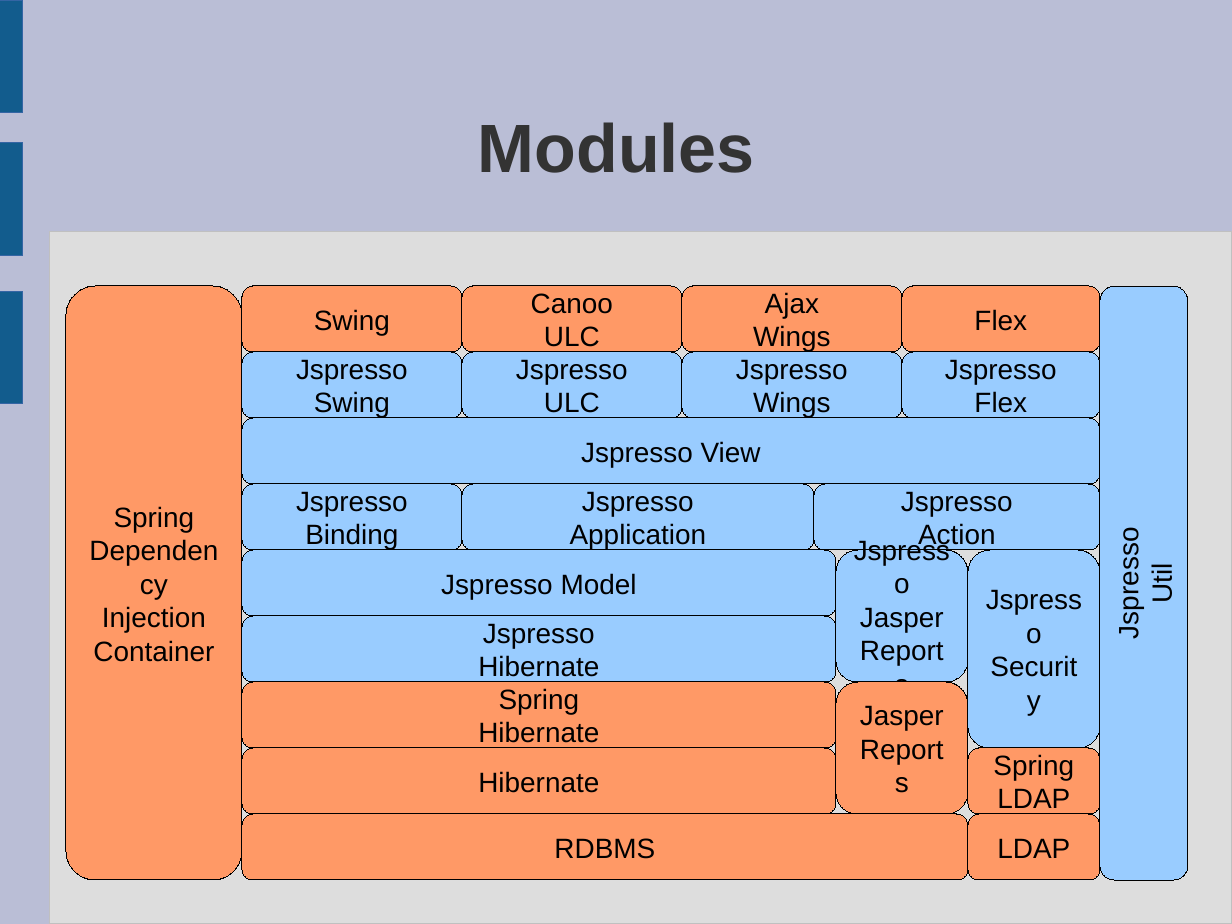
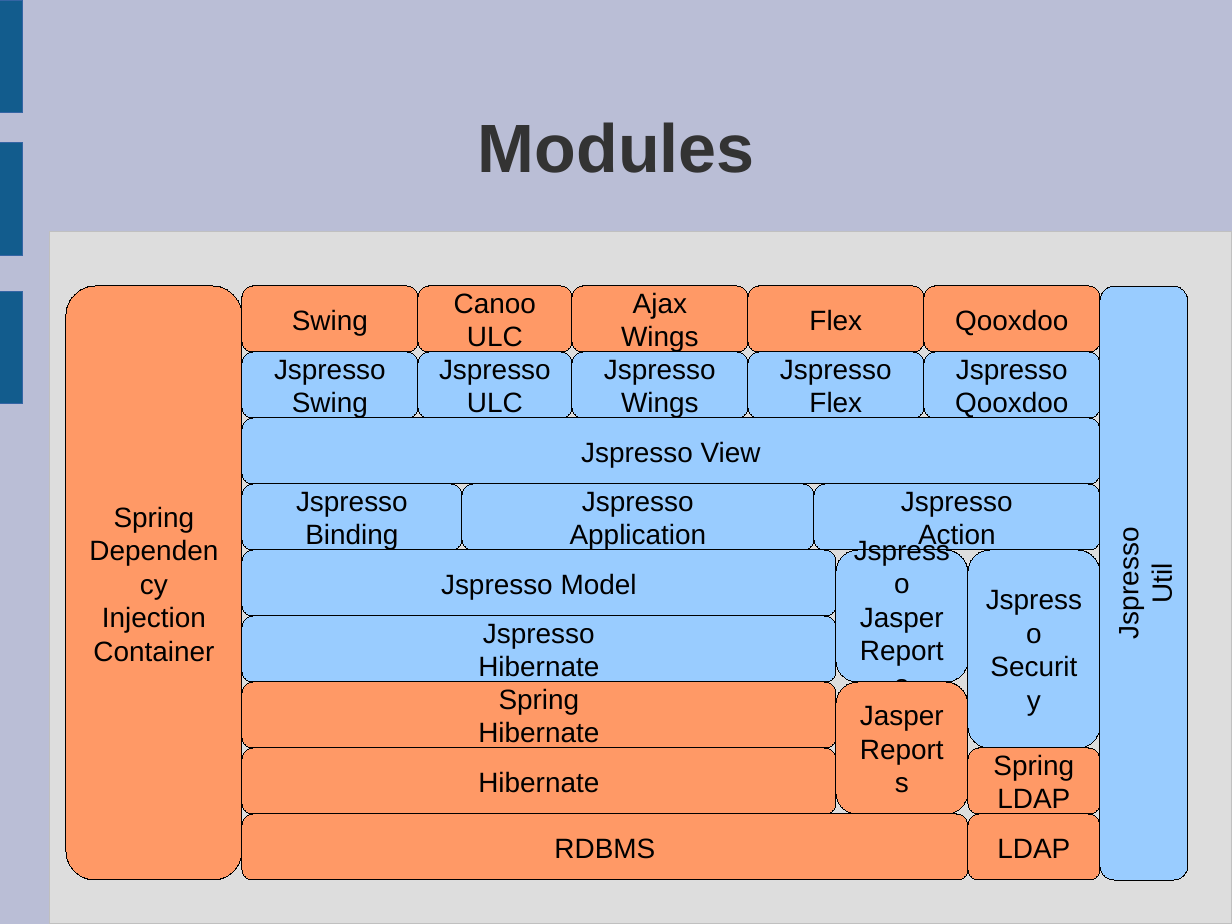
Before and after one commit to jspresso/jspresso-ce, a slide deck: slide 1 of documentation/presentation/en/Jspresso-Presentation-en.odp. Drawn at 1232x924 pixels with LibreOffice and Linux fonts; fonts in the diff are those of the drawing. Boxes give left, top, right and bottom in pixels: in the first picture for what was removed or moved away, otherwise in the second. Text is boxed around its words. In the diff, an @@ line names an element or a change of style, - is before the commit and + after.

```diff
--- a/documentation/presentation/en/Jspresso-Presentation-en.odp
+++ b/documentation/presentation/en/Jspresso-Presentation-en.odp
@@ rounded rectangle "Swing": place and size @@
-rounded rectangle "Swing" at (243, 286, 463, 352)
+rounded rectangle "Swing" at (243, 286, 418, 352)
@@ rounded rectangle "Canoo": place and size @@
-rounded rectangle "Canoo" at (462, 286, 682, 352)
+rounded rectangle "Canoo" at (418, 286, 572, 352)
@@ rounded rectangle "Ajax": place and size @@
-rounded rectangle "Ajax" at (682, 286, 902, 352)
+rounded rectangle "Ajax" at (572, 286, 748, 352)
@@ rounded rectangle "Flex": place and size @@
-rounded rectangle "Flex" at (902, 286, 1100, 352)
+rounded rectangle "Flex" at (748, 286, 923, 352)
@@ rounded rectangle added at (925, 286, 1100, 352), fill #FF9966, outline #000000 0 pt, 18 pt, text #000000 @@
+Qooxdoo
@@ rounded rectangle "Jspresso": place and size @@
-rounded rectangle "Jspresso" at (243, 352, 463, 418)
+rounded rectangle "Jspresso" at (243, 352, 418, 418)
@@ rounded rectangle "Jspresso": place and size @@
-rounded rectangle "Jspresso" at (462, 352, 682, 418)
+rounded rectangle "Jspresso" at (418, 352, 572, 418)
@@ rounded rectangle "Jspresso": place and size @@
-rounded rectangle "Jspresso" at (682, 352, 902, 418)
+rounded rectangle "Jspresso" at (572, 352, 748, 418)
@@ rounded rectangle "Jspresso": place and size @@
-rounded rectangle "Jspresso" at (902, 352, 1100, 418)
+rounded rectangle "Jspresso" at (748, 352, 923, 418)
@@ rounded rectangle added at (925, 352, 1100, 418), fill #99CCFF, outline #000000 0 pt, 18 pt, text #000000 @@
+Jspresso
+Qooxdoo
```
Also in this commit, not shown: 8 other files.
